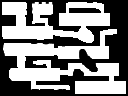
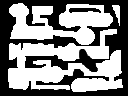
Comparing the layer stacks of the two w=128, h=96 images. Changes:
painted on "Layer" over bbox(2, 2, 126, 94)
